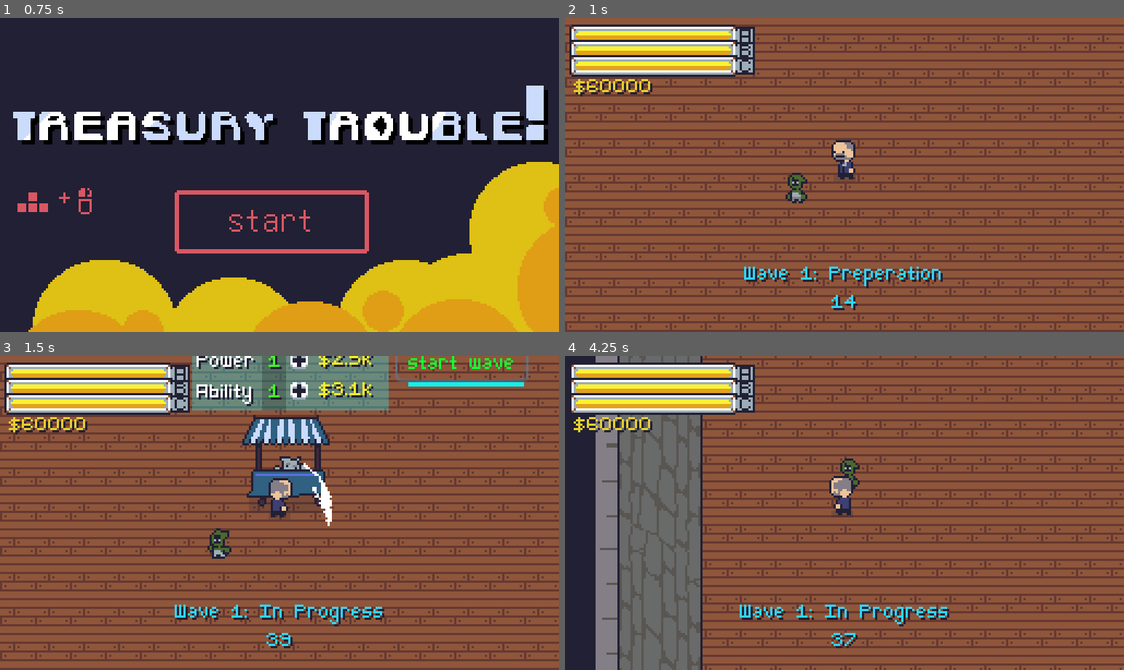
Above: before the commit, frames 1-4 (two rows, left to right).
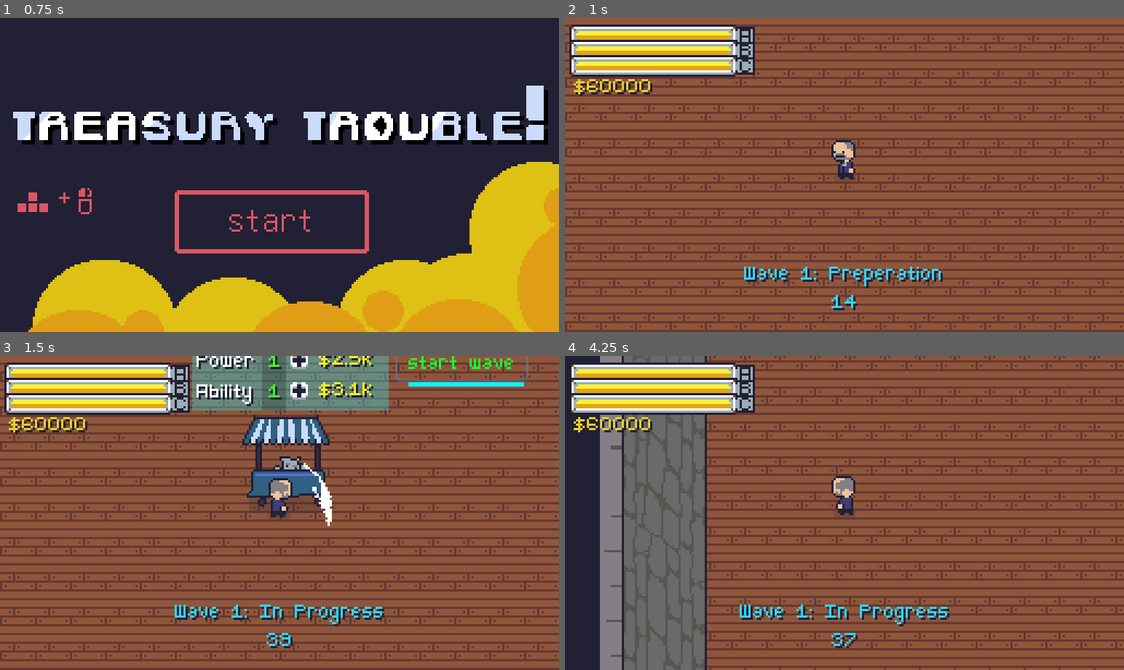
Above: after the commit, the same moments.

Repository: jiink/treasury-trouble
Game: Godot game, scene res://title.tscn
Two runs of this game, one before a commit and one after it. Both use one fixed random seed, a clock stepped at 60 frames per second and the inputs below.
Inputs (mouse positions are in pixels of both pictures, inside the frame that each line leads up to):
- Up to frame 1 (0.75 s): tap Enter at 0.5 s; move the mouse to (251, 237) at 0.52 s; hold W (up) from 0.53 s (still down); tap Space (a) at 0.6 s
- Up to frame 2 (1 s): keep holding W (up); click (816, 237) at 0.8 s
- Up to frame 3 (1.5 s): release W (up) at 1.25 s; click "start wave" at 1.25 s
- Up to frame 4 (4.25 s): click "start wave" at 2 s; move the mouse to (1012, 560) at 2.77 s; hold W (up) 2.78-3.53 s; click (1012, 560) at 2.85 s; tap Space (a) at 3.05, 3.6 s; move the mouse to (676, 465) at 3.52 s; hold A (left) from 3.53 s (still down); click (676, 465) at 3.8 s

Frame 1 is identical in both runs. In frame 2, 0.3% of the frame differs, in the area x 39-44%, y 49-60%; in frame 3, 0.3%; in frame 4, 40%, in the area x 5-100%, y 0-100%.

Commit message:
final?

Diff:
--- a/title.tscn
+++ b/title.tscn
@@ -1,9 +1,14 @@
-[gd_scene load_steps=3 format=2]
+[gd_scene load_steps=4 format=2]
 
 [ext_resource path="res://title.png" type="Texture" id=1]
 [ext_resource path="res://title.gd" type="Script" id=2]
+[ext_resource path="res://sounds/non_fight.ogg" type="AudioStream" id=3]
 
 [node name="title" type="Sprite"]
 position = Vector2( 128, 72 )
 texture = ExtResource( 1 )
 script = ExtResource( 2 )
+
+[node name="AudioStreamPlayer" type="AudioStreamPlayer" parent="."]
+stream = ExtResource( 3 )
+autoplay = true
--- a/treasury.tscn
+++ b/treasury.tscn
@@ -8,13 +8,13 @@
 [ext_resource path="res://player/player.tscn" type="PackedScene" id=6]
 [ext_resource path="res://room/goldpot/goldpot.tscn" type="PackedScene" id=7]
 [ext_resource path="res://fonts/small.tres" type="DynamicFont" id=8]
-[ext_resource path="res://foes/thief.tscn" type="PackedScene" id=9]
-[ext_resource path="res://room/shop/shopcart.tscn" type="PackedScene" id=10]
-[ext_resource path="res://room/enterancetop.png" type="Texture" id=11]
-[ext_resource path="res://room/top2.png" type="Texture" id=12]
-[ext_resource path="res://room/doorspawnabove.png" type="Texture" id=13]
-[ext_resource path="res://hud.tscn" type="PackedScene" id=14]
-[ext_resource path="res://Camera2D.gd" type="Script" id=15]
+[ext_resource path="res://room/shop/shopcart.tscn" type="PackedScene" id=9]
+[ext_resource path="res://room/enterancetop.png" type="Texture" id=10]
+[ext_resource path="res://room/top2.png" type="Texture" id=11]
+[ext_resource path="res://room/doorspawnabove.png" type="Texture" id=12]
+[ext_resource path="res://hud.tscn" type="PackedScene" id=13]
+[ext_resource path="res://Camera2D.gd" type="Script" id=14]
+[ext_resource path="res://sounds/music.ogg" type="AudioStream" id=15]
 
 [sub_resource type="TileSet" id=1]
 0/name = "woodfloor.png 0"
@@ -264,26 +264,23 @@
 
 [node name="foes" type="YSort" parent="sort"]
 
-[node name="thief" parent="sort/foes" instance=ExtResource( 9 )]
-position = Vector2( -23, 52 )
-
-[node name="shopcart" parent="sort" instance=ExtResource( 10 )]
+[node name="shopcart" parent="sort" instance=ExtResource( 9 )]
 
 [node name="enterancetop" type="Sprite" parent="."]
 position = Vector2( 14, -469 )
-texture = ExtResource( 11 )
+texture = ExtResource( 10 )
 
 [node name="top2" type="Sprite" parent="enterancetop"]
 position = Vector2( -3, 660 )
+texture = ExtResource( 11 )
+offset = Vector2( 0.5, 0 )
+
+[node name="doorspawnabove" type="Sprite" parent="enterancetop"]
+position = Vector2( 172, 382 )
 texture = ExtResource( 12 )
 offset = Vector2( 0.5, 0 )
 
-[node name="doorspawnabove" type="Sprite" parent="enterancetop"]
-position = Vector2( 172, 382 )
-texture = ExtResource( 13 )
-offset = Vector2( 0.5, 0 )
-
-[node name="hud" parent="." instance=ExtResource( 14 )]
+[node name="hud" parent="." instance=ExtResource( 13 )]
 editor/display_folded = true
 
 [node name="cam" type="Camera2D" parent="."]
@@ -300,4 +297,8 @@
 [node name="wave_timer" type="Timer" parent="."]
 one_shot = true
 
+[node name="music_player" type="AudioStreamPlayer" parent="."]
+stream = ExtResource( 15 )
+autoplay = true
+
 [editable path="hud"]
Not shown, added: sounds/music.ogg.import
Not shown, added: sounds/non_fight.ogg.import
Not shown: 1 places in treasury.tscn that only renumber resources
Not shown, added: sounds/music.ogg
Not shown, added: sounds/non_fight.ogg
